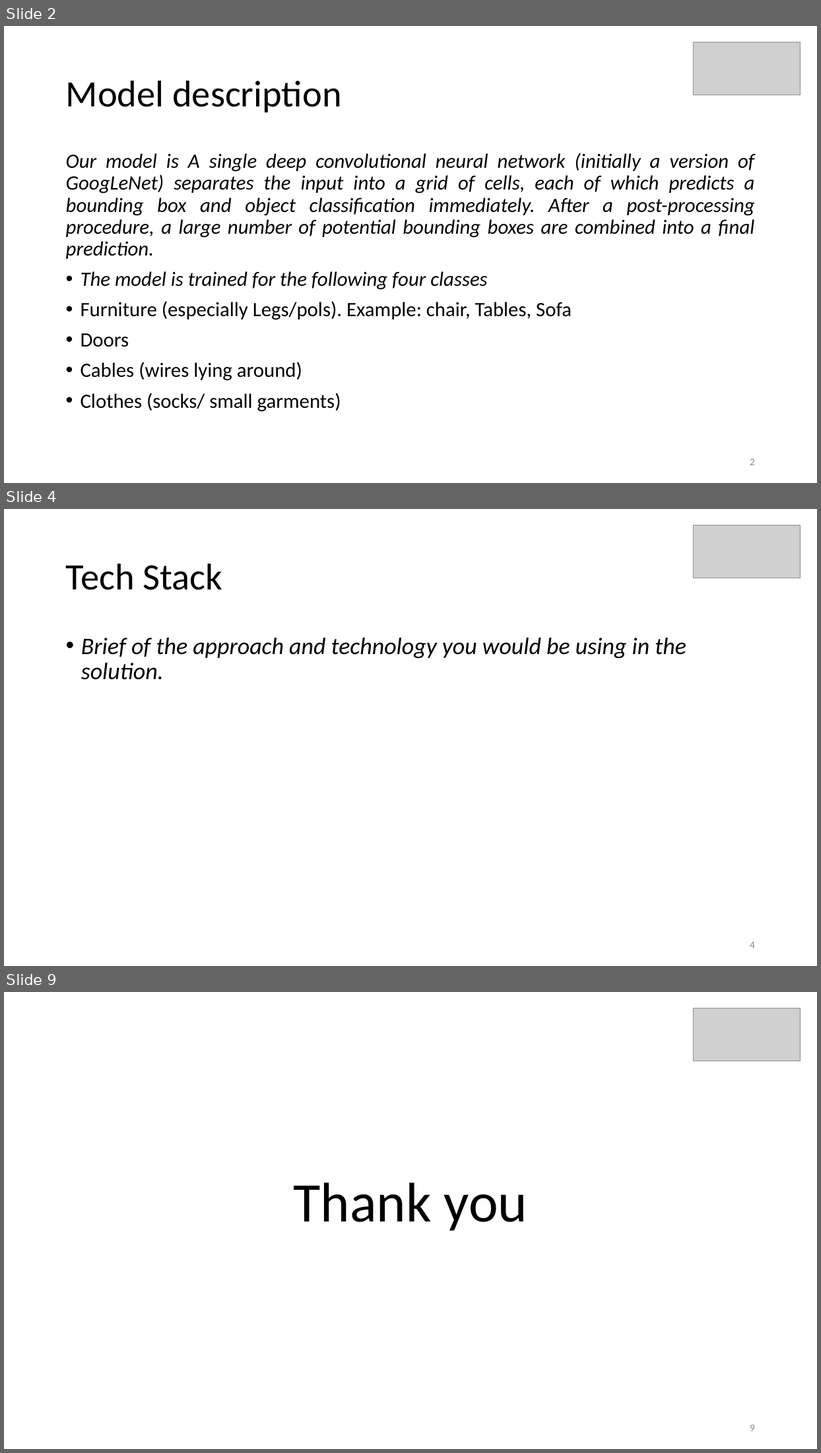
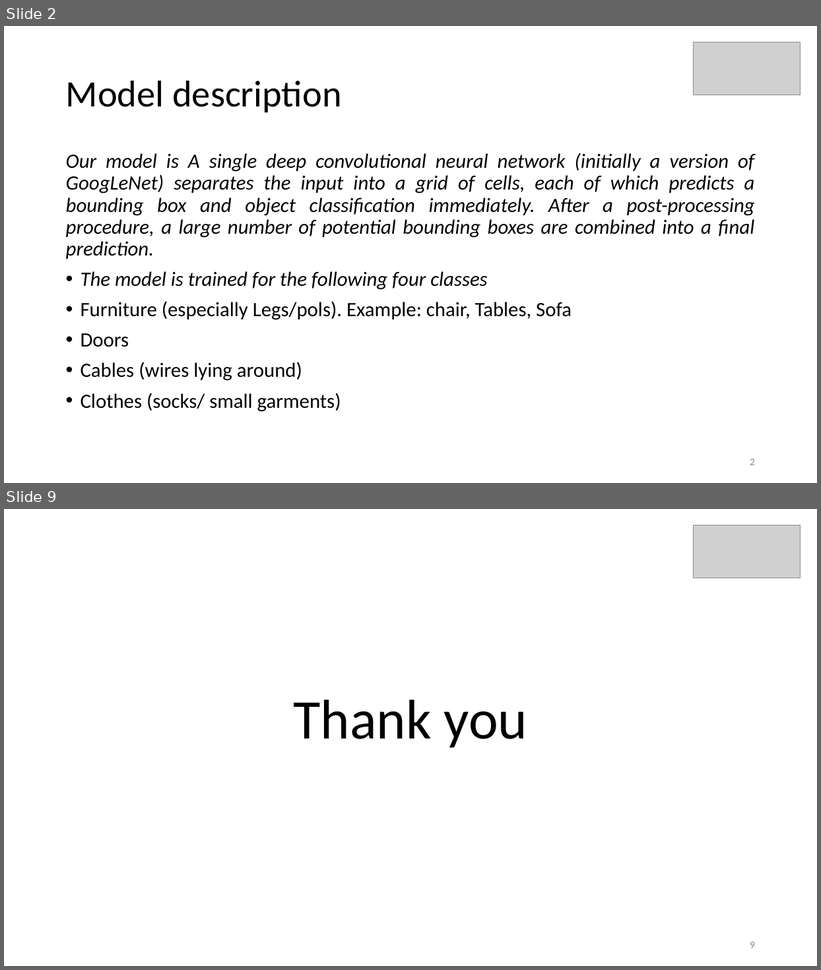
Before and after one commit to Yuvraj-kadale/Sauber, a slide deck: Team sauber.ppt. Shown one above the other, each under a label of ours: slides 2, 4 and 9 before the commit, slides 2 and 9 after it; the slides between them are not shown. The pictures are 821x1453 and 821x970 pixels, drawn with LibreOffice and Linux fonts; fonts in the diff are those of the drawing; grey boxes stand for pictures. Boxes give left, top, right and bottom in pixels: in the first picture for what was removed or moved away, otherwise in the second. Text is boxed around its words. In the diff, an @@ line names an element or a change of style, - is before the commit and + after.

```diff
--- a/Team sauber.ppt
+++ b/Team sauber.ppt
@@ slide 4 removed at [4, 509, 817, 966], background #FFFFFF @@
@@ picture removed at [693, 525, 799, 578] @@
@@ title removed at [66, 563, 223, 590] @@
-Tech Stack
@@ text removed at [81, 638, 686, 680] @@
-• Brief of the approach and technology you would be using in the solution.
@@ page number removed at [750, 942, 755, 949] @@
-4
```
Also in this commit, not shown: 4 slides changed, 2 slides added, 1 other slide removed.
